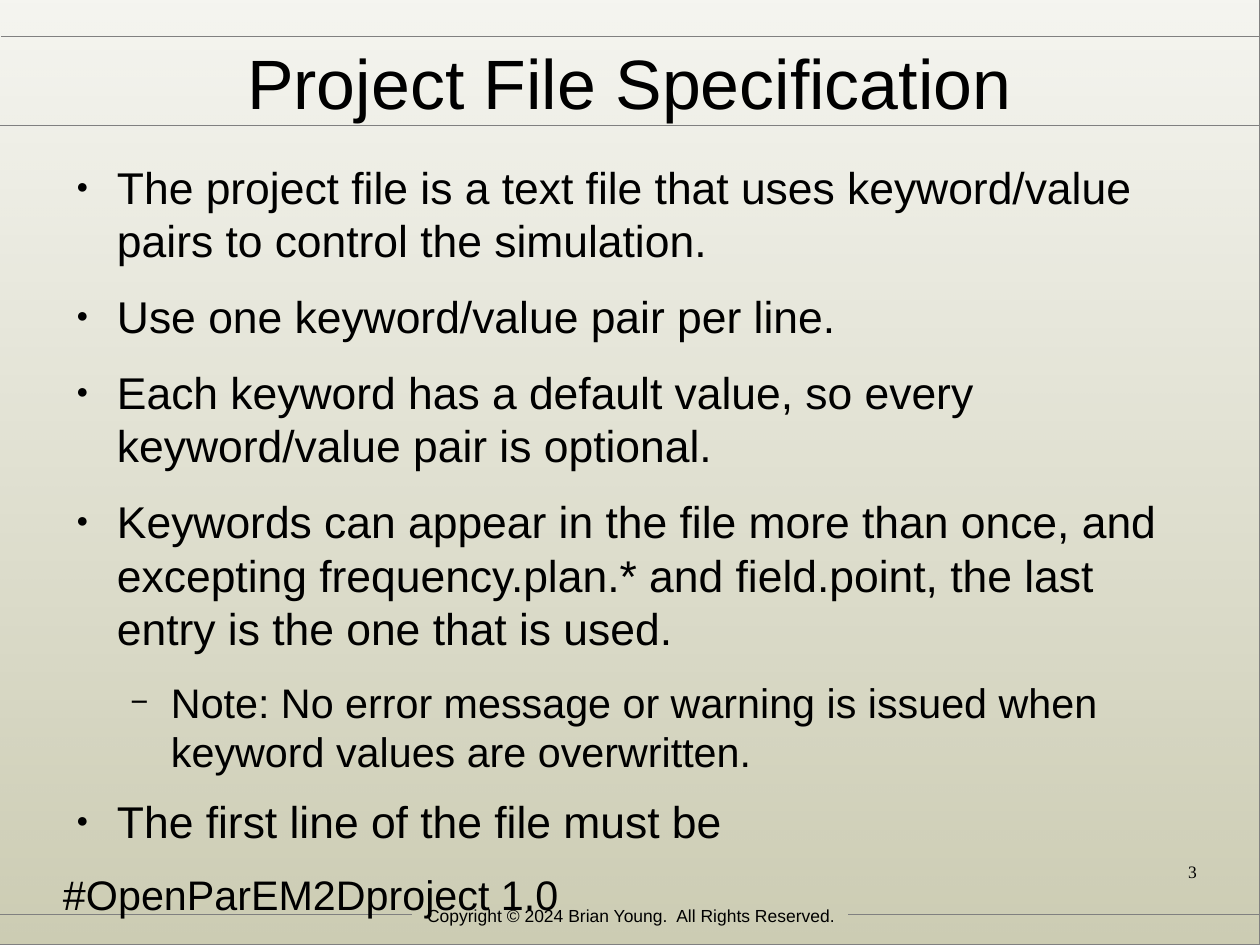
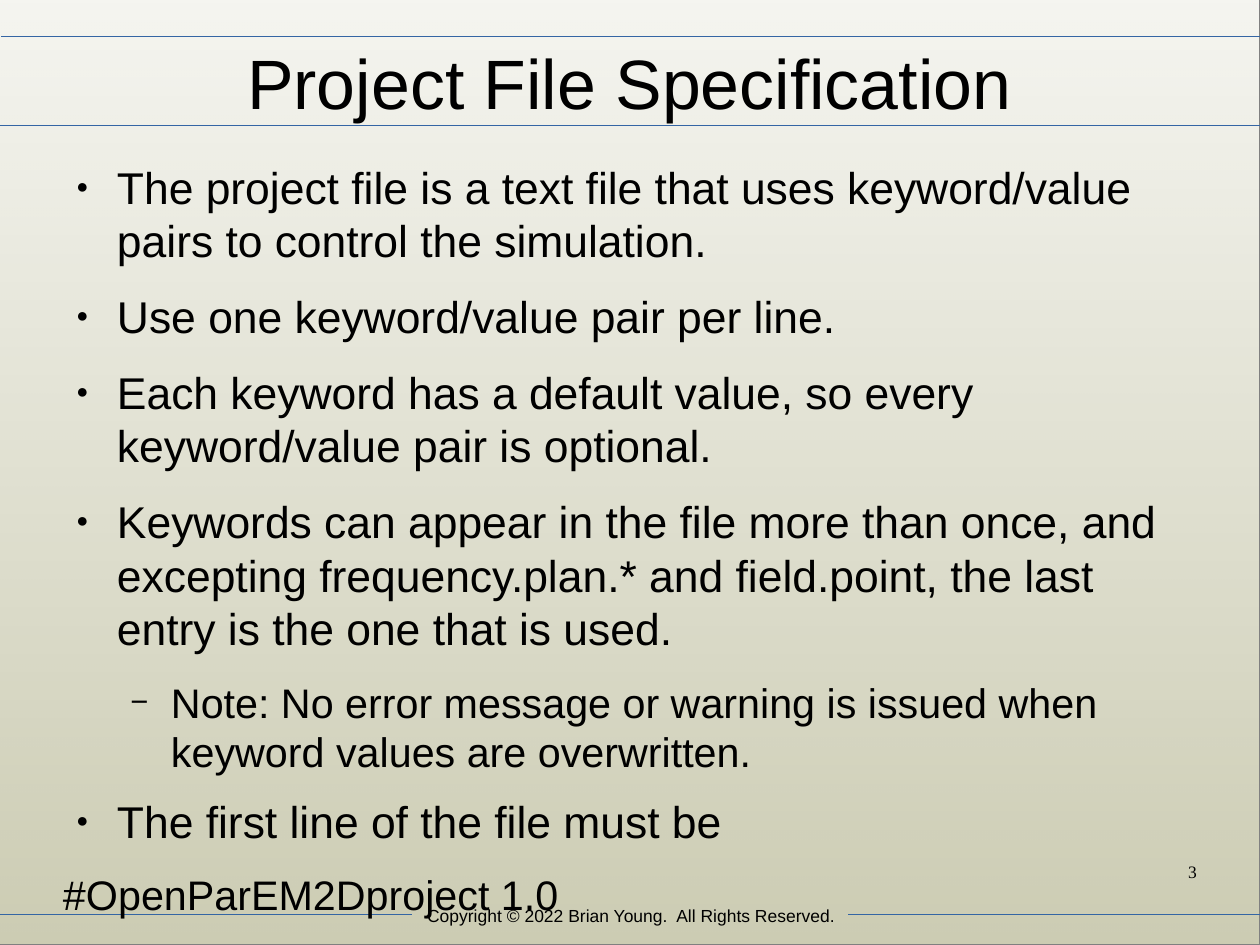
Before and after one commit to OpenParEM/OpenParEM2D, a slide deck: slide 3 of doc/openparem2D_specifications.odp. Drawn at 1260x945 pixels with LibreOffice and Linux fonts; fonts in the diff are those of the drawing. Boxes give left, top, right and bottom in pixels: in the first picture for what was removed or moved away, otherwise in the second. Text is boxed around its words. In the diff, an @@ line names an element or a change of style, - is before the commit and + after.

```diff
--- a/doc/openparem2D_specifications.odp
+++ b/doc/openparem2D_specifications.odp
@@ line (1, 37) - (1260, 37): stroke #808080 0 pt to #3465A4 0 pt @@
@@ line (0, 126) - (1260, 126): stroke #808080 0 pt to #3465A4 0 pt @@
@@ line (412, 915) - (0, 915): stroke #808080 0 pt to #3465A4 0 pt @@
@@ text at [427,908,835,926]: text changed @@
-Copyright © 2024 Brian Young. All Rights Reserved.
+Copyright © 2022 Brian Young. All Rights Reserved.
@@ line (1260, 915) - (848, 915): stroke #808080 0 pt to #3465A4 0 pt @@
```
Also in this commit, not shown: 11 other slides changed.
